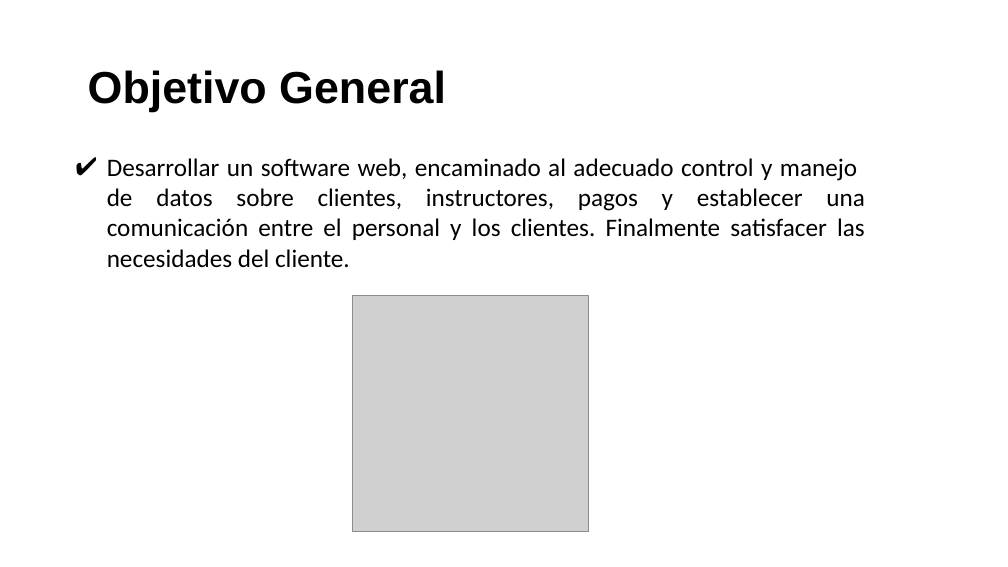
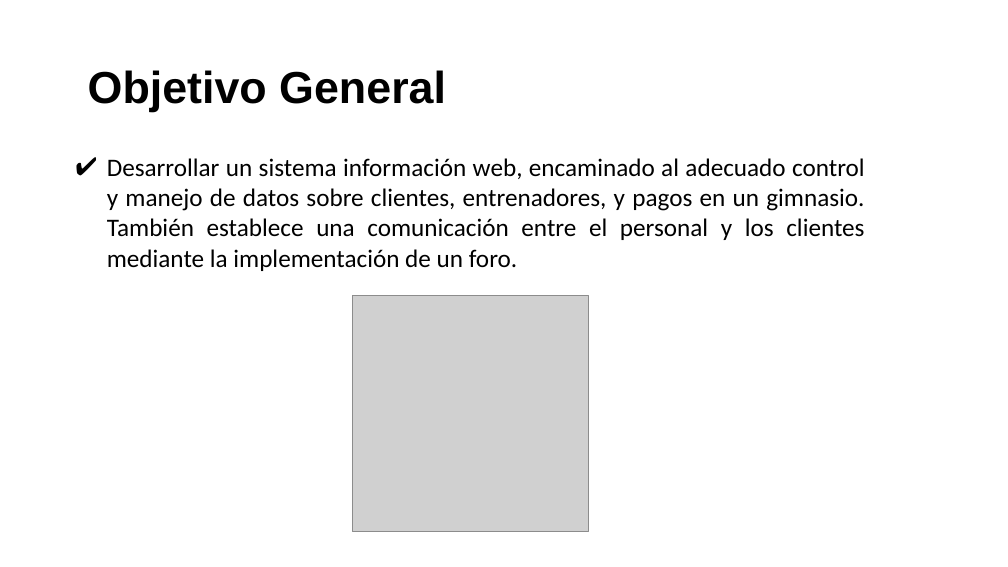
Before and after one commit to teamfsteelsystem/ProyectoFSS, a slide deck: slide 2 of Descripcion FSS/ExpoOficialFSS.pptx. Drawn at 1008x567 pixels with LibreOffice and Linux fonts; fonts in the diff are those of the drawing; grey boxes stand for pictures; background and template pictures are left out. Boxes give left, top, right and bottom in pixels: in the first picture for what was removed or moved away, otherwise in the second. Text is boxed around its words. In the diff, an @@ line names an element or a change of style, - is before the commit and + after.

```diff
--- a/Descripcion FSS/ExpoOficialFSS.pptx
+++ b/Descripcion FSS/ExpoOficialFSS.pptx
@@ text at (x1=107, y1=158, x2=865, y2=271): text changed @@
-✔ Desarrollar un software web, encaminado al adecuado control y manejo de datos sobre clientes, instructores, pagos y establecer una comunicación entre el personal y los clientes. Finalmente satisfacer las necesidades del cliente.
+✔ Desarrollar un sistema información web, encaminado al adecuado control y manejo de datos sobre clientes, entrenadores, y pagos en un gimnasio. También establece una comunicación entre el personal y los clientes mediante la implementación de un foro.
```
Also in this commit, not shown: 9 other slides changed, 15 other files.
